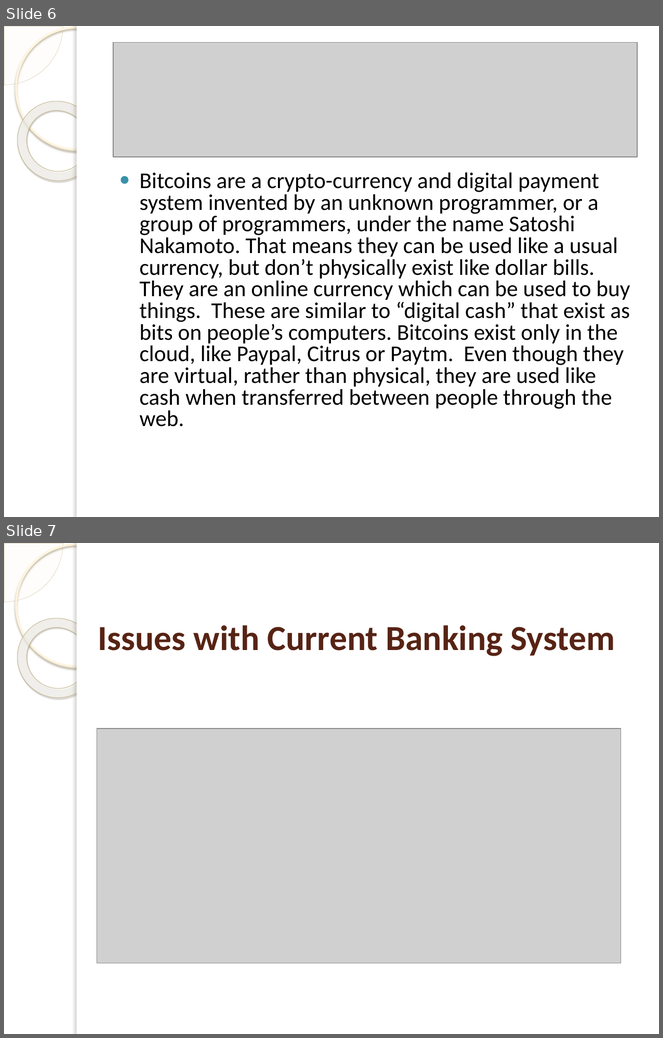
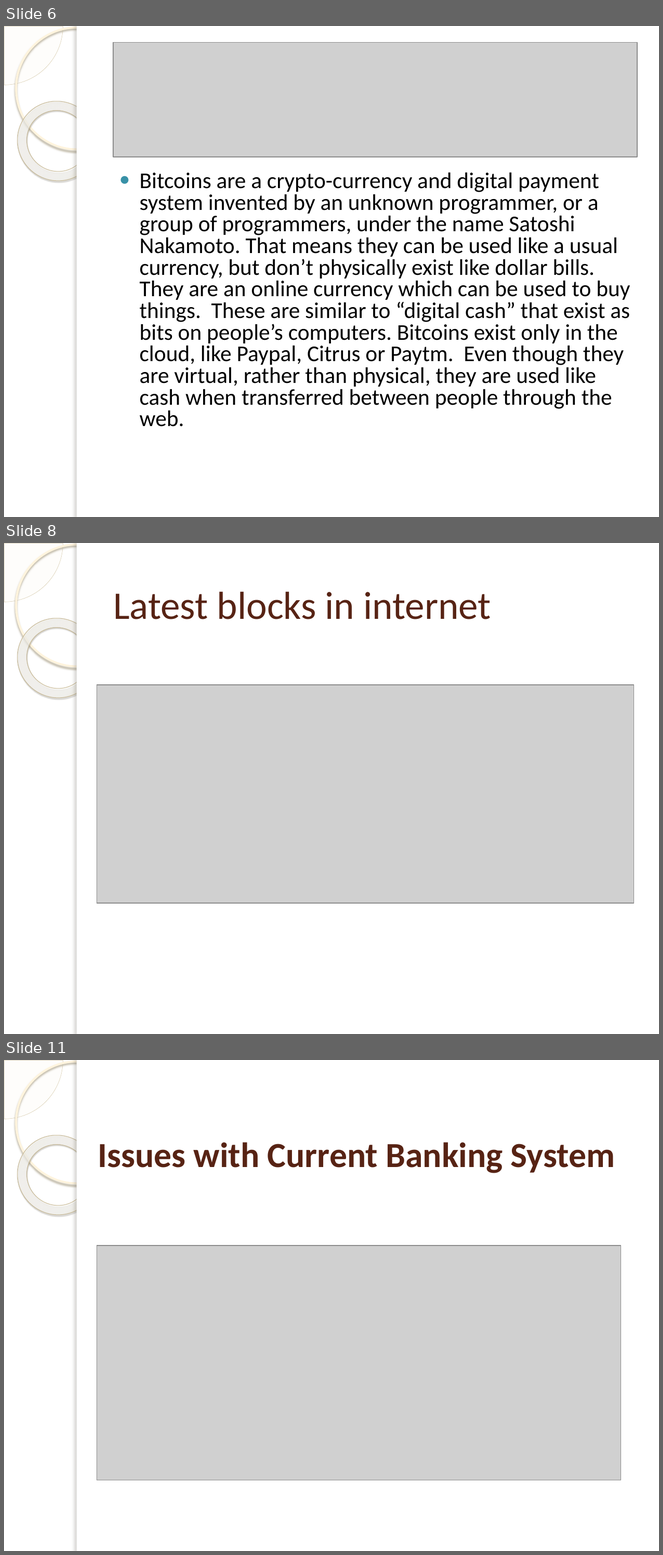
Before and after one commit to jsrgi/block-chain, a slide deck: blockchain.pptx. Shown one above the other, each under a label of ours: slides 6 and 7 before the commit, slides 6, 8 and 11 after it; the slides between them are not shown. The pictures are 663x1038 and 663x1555 pixels, drawn with LibreOffice and Linux fonts; fonts in the diff are those of the drawing; grey boxes stand for pictures; background and template pictures are left out. Boxes give left, top, right and bottom in pixels: in the first picture for what was removed or moved away, otherwise in the second. Text is boxed around its words. In the diff, an @@ line names an element or a change of style, - is before the commit and + after.

```diff
--- a/blockchain.pptx
+++ b/blockchain.pptx
@@ slide 8 added at (4, 543, 659, 1034), background picture (left out); not listed: 5 template elements that a slide beside it also shows @@
@@ title added at (113, 591, 491, 619), 43 pt, text #572314 @@
+Latest blocks in internet
@@ picture added at (97, 685, 634, 903) @@
@@ what was slide 7 is now slide 11 @@
```
Also in this commit, not shown: 5 slides changed, 3 other slides added.
